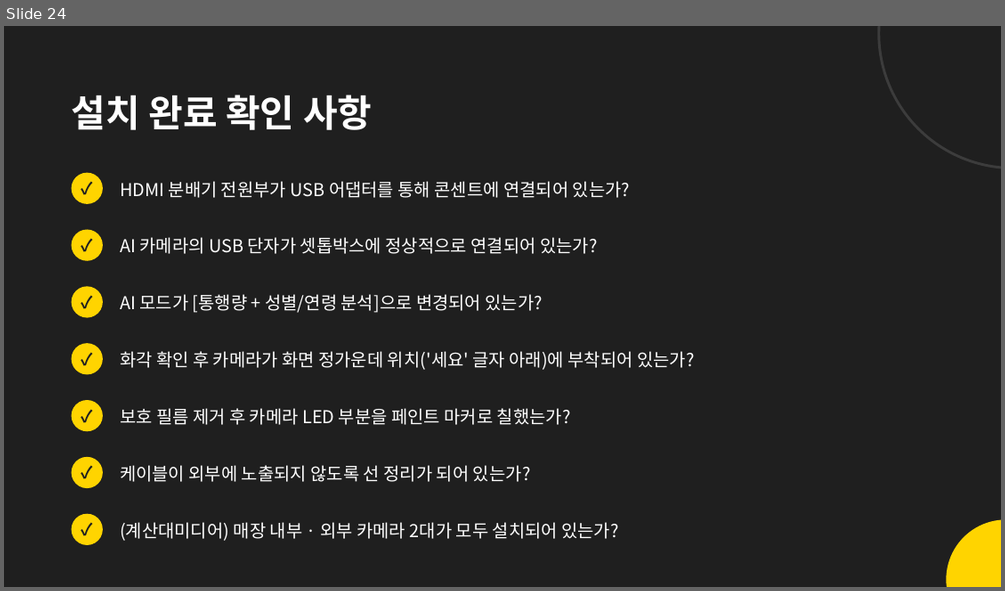
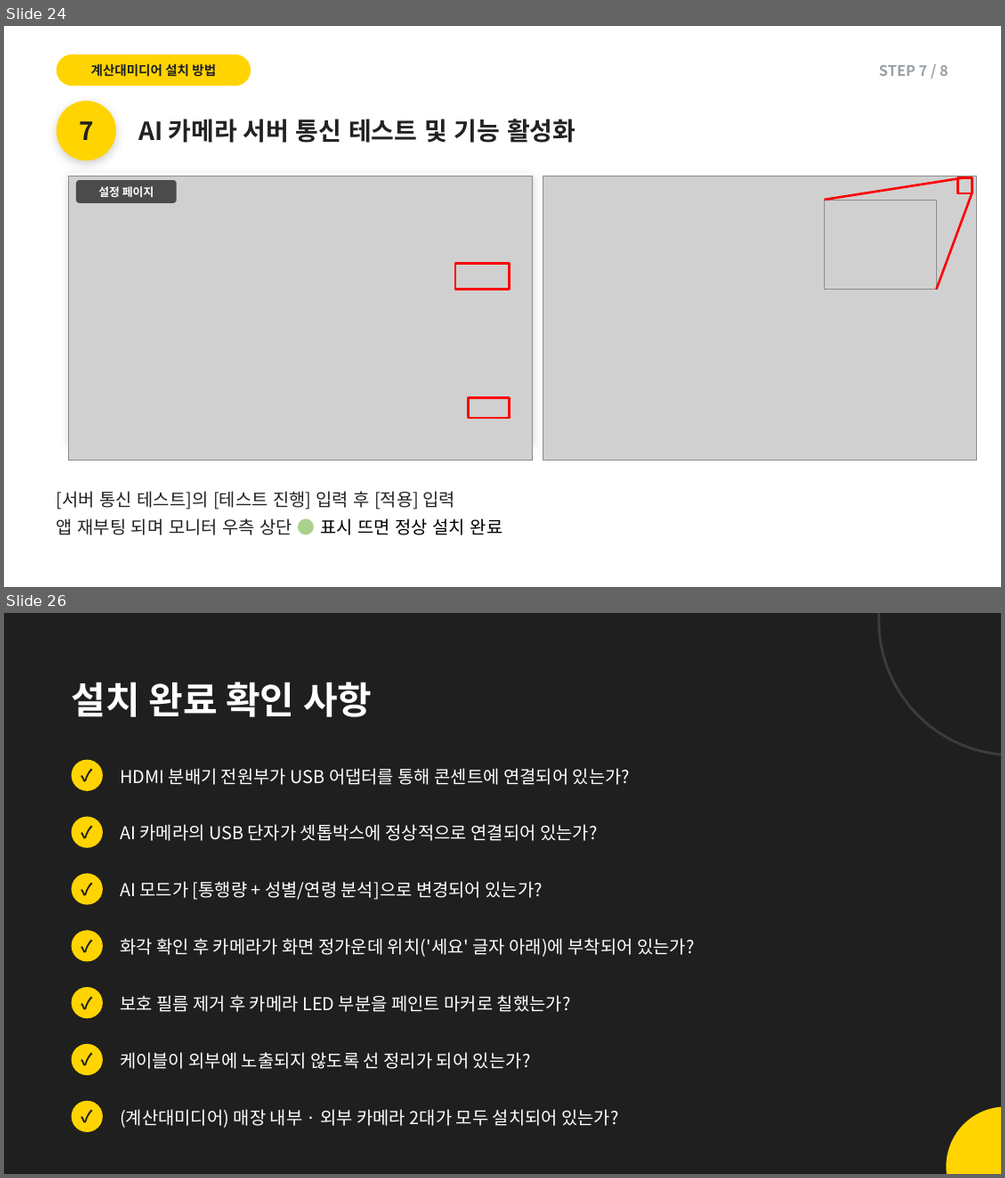
Before and after one commit to alsdn2947/ars, a slide deck: 이마트_AI카메라_설치매뉴얼.pptx. Shown one above the other, each under a label of ours: slide 24 before the commit, slides 24 and 26 after it; the slides between them are not shown. The pictures are 1005x591 and 1005x1178 pixels, drawn with LibreOffice and Linux fonts; fonts in the diff are those of the drawing; grey boxes stand for pictures. Boxes give left, top, right and bottom in pixels: in the first picture for what was removed or moved away, otherwise in the second. Text is boxed around its words. In the diff, an @@ line names an element or a change of style, - is before the commit and + after.

```diff
--- a/이마트_AI카메라_설치매뉴얼.pptx
+++ b/이마트_AI카메라_설치매뉴얼.pptx
@@ slide 24 added at box(4, 26, 1001, 587), background #FFFFFF @@
@@ rounded rectangle added at box(57, 54, 251, 86), fill #FFD400 @@
@@ text added at box(91, 63, 216, 77), 12.5 pt, text #1F1F1F, bold @@
+계산대미디어 설치 방법
@@ text added at box(879, 65, 948, 76), 14 pt, text #9AA0A6, bold @@
+STEP 7 / 8
@@ ellipse added at box(57, 101, 116, 160), fill #FFD400 @@
@@ text added at box(79, 121, 94, 140), 24 pt, text #1F1F1F, bold @@
+7
@@ text added at box(138, 119, 575, 143), 24 pt, text #222222, bold @@
+AI 카메라 서버 통신 테스트 및 기능 활성화
@@ rectangle added at box(68, 173, 532, 443), fill #FFFFFF @@
@@ picture added at box(68, 176, 532, 459) @@
@@ rounded rectangle added at box(76, 180, 176, 203), fill #1F1F1F at 75% opacity @@
@@ picture added at box(542, 176, 976, 459) @@
@@ line added from (965, 178) to (825, 200), #FF0000 2.25 pt @@
@@ rectangle added at box(957, 178, 971, 193), outline #FF0000 2.5 pt @@
@@ text added at box(98, 186, 154, 197), 11 pt, text #FFFFFF, bold @@
+설정 페이지
@@ picture added at box(825, 200, 937, 289) @@
@@ line added from (971, 193) to (937, 289), #FF0000 2.25 pt @@
@@ rectangle added at box(455, 264, 510, 289), outline #FF0000 2.5 pt @@
@@ rectangle added at box(468, 398, 509, 418), outline #FF0000 2.5 pt @@
@@ text added at box(57, 491, 503, 535), 17 pt, text #222222 @@
+[서버 통신 테스트]의 [테스트 진행] 입력 후 [적용] 입력
+앱 재부팅 되며 모니터 우측 상단 ● 표시 뜨면 정상 설치 완료
@@ what was slide 24 is now slide 26 @@
```
Also in this commit, not shown: 3 slides changed, 7 other slides added, 6 slides removed.
